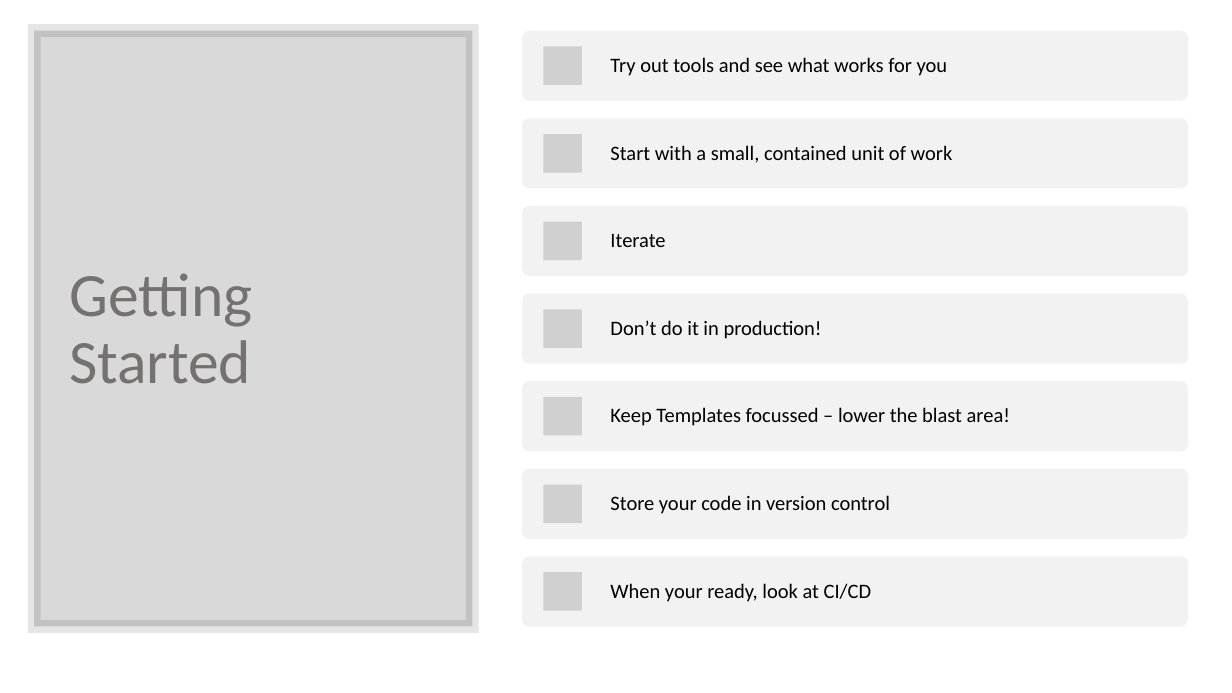
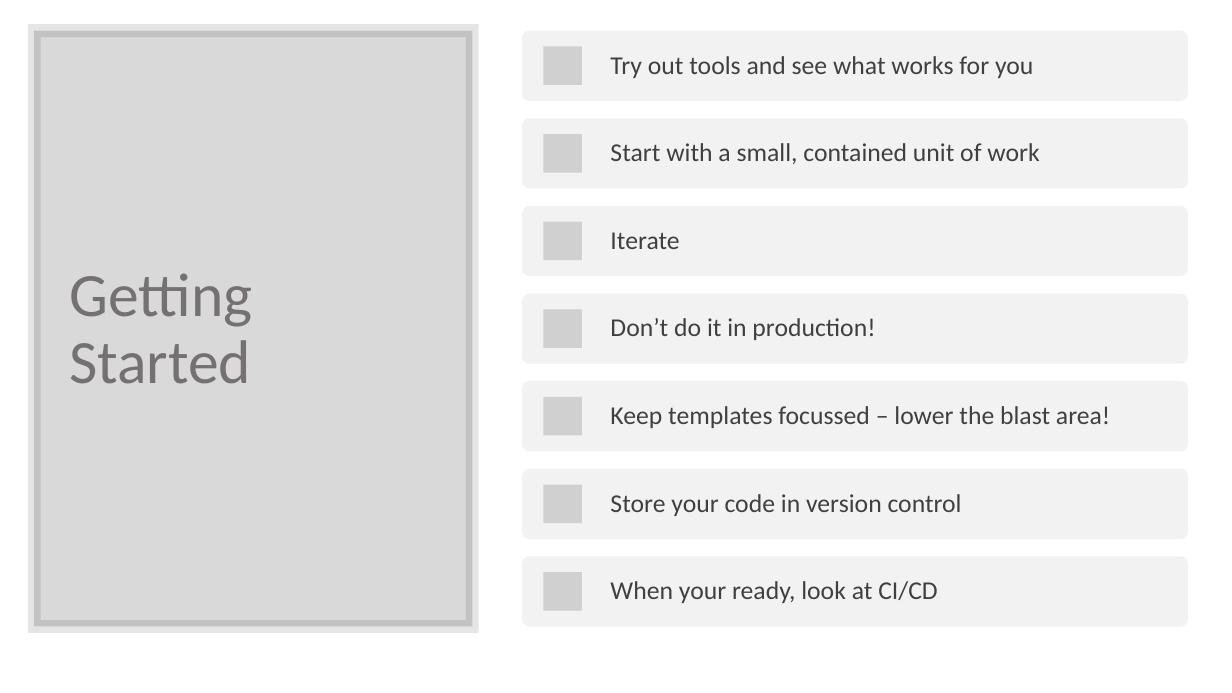
Before and after one commit to anantakjena/events, a slide deck: slide 15 of London Microsoft Devops 17_09_20/Introduction to IaC.pptx (slide 14 before the commit). Drawn at 1232x693 pixels with LibreOffice and Linux fonts; fonts in the diff are those of the drawing; grey boxes stand for pictures. Boxes give left, top, right and bottom in pixels: in the first picture for what was removed or moved away, otherwise in the second. Text is boxed around its words. In the diff, an @@ line names an element or a change of style, - is before the commit and + after.

```diff
--- a/London Microsoft Devops 17_09_20/Introduction to IaC.pptx
+++ b/London Microsoft Devops 17_09_20/Introduction to IaC.pptx
@@ text at <box>610,406,1110,428</box>: text changed; size 16 to 20 pt; text colour #000000 to #404040 @@
-Keep Templates focussed – lower the blast area!
+Keep templates focussed – lower the blast area!
@@ size 16 to 20 pt, text colour #000000 to #404040; more space between paragraphs in 6 elements at <box>610,56,1033,78</box>, <box>610,143,1039,164</box>, <box>610,232,679,249</box>, <box>610,318,875,340</box>, <box>610,494,962,516</box>, <box>610,581,938,603</box> @@
```
Also in this commit, not shown: 2 other slides changed, 3 slides added.
